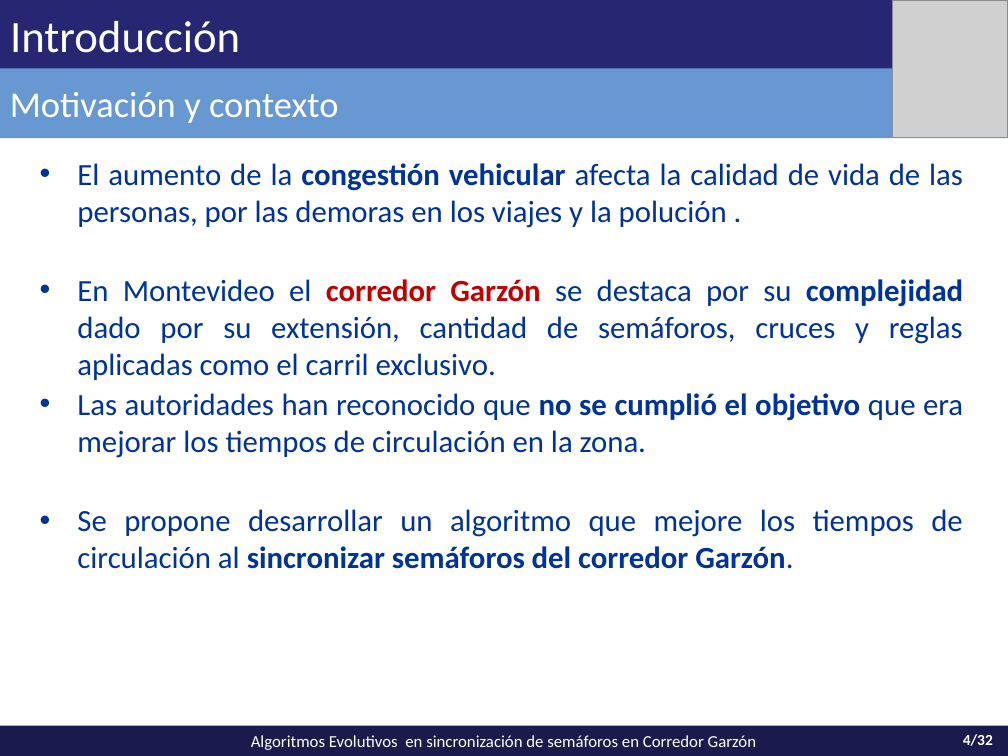
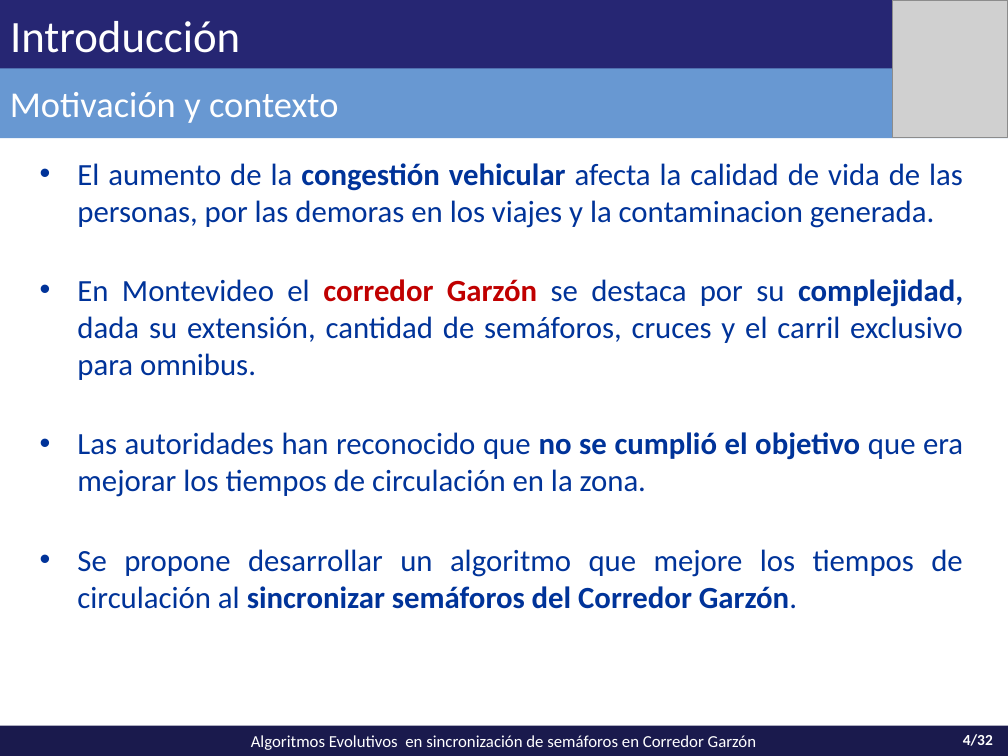
Before and after one commit to vitogit/proyecto-grado-garzon-2014, a slide deck: slide 4 of presentacion/Presentacion Garzon.pptx. Drawn at 1008x756 pixels with LibreOffice and Linux fonts; fonts in the diff are those of the drawing; grey boxes stand for pictures. Boxes give left, top, right and bottom in pixels: in the first picture for what was removed or moved away, otherwise in the second. Text is boxed around its words. In the diff, an @@ line names an element or a change of style, - is before the commit and + after.

```diff
--- a/presentacion/Presentacion Garzon.pptx
+++ b/presentacion/Presentacion Garzon.pptx
@@ text at box(77, 163, 963, 380): text changed @@
-• El aumento de la congestión vehicular afecta la calidad de vida de las personas, por las demoras en los viajes y la polución .
-• En Montevideo el corredor Garzón se destaca por su complejidad dado por su extensión, cantidad de semáforos, cruces y reglas aplicadas como el carril exclusivo.
+• El aumento de la congestión vehicular afecta la calidad de vida de las personas, por las demoras en los viajes y la contaminacion generada.
+• En Montevideo el corredor Garzón se destaca por su complejidad, dada su extensión, cantidad de semáforos, cruces y el carril exclusivo para omnibus.
@@ text at box(77, 549, 962, 609): text changed @@
-• Se propone desarrollar un algoritmo que mejore los tiempos de circulación al sincronizar semáforos del corredor Garzón.
+• Se propone desarrollar un algoritmo que mejore los tiempos de circulación al sincronizar semáforos del Corredor Garzón.
```
Also in this commit, not shown: 13 other slides changed, 8 slides added, 4 slides removed, 1 other file.
